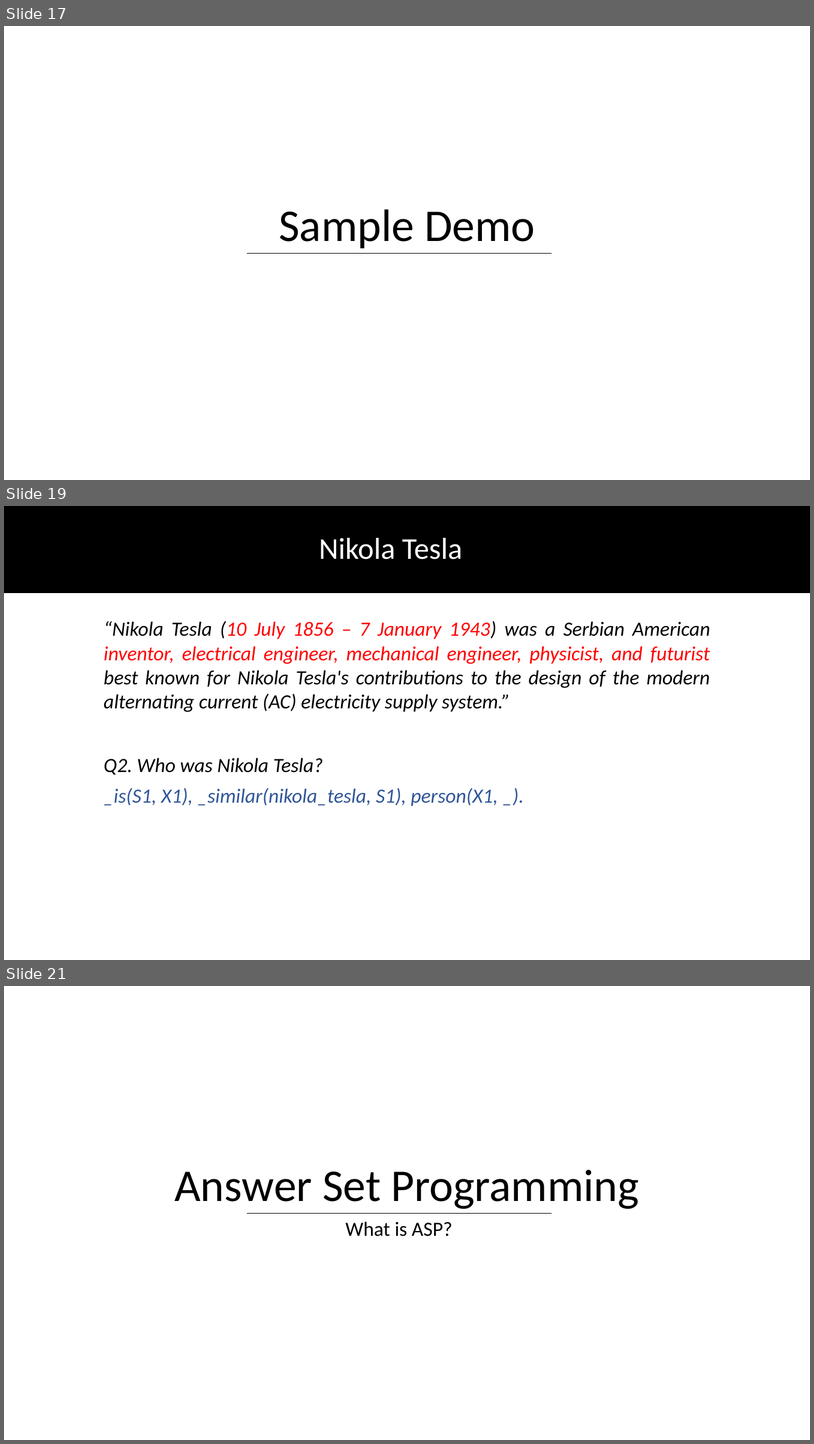
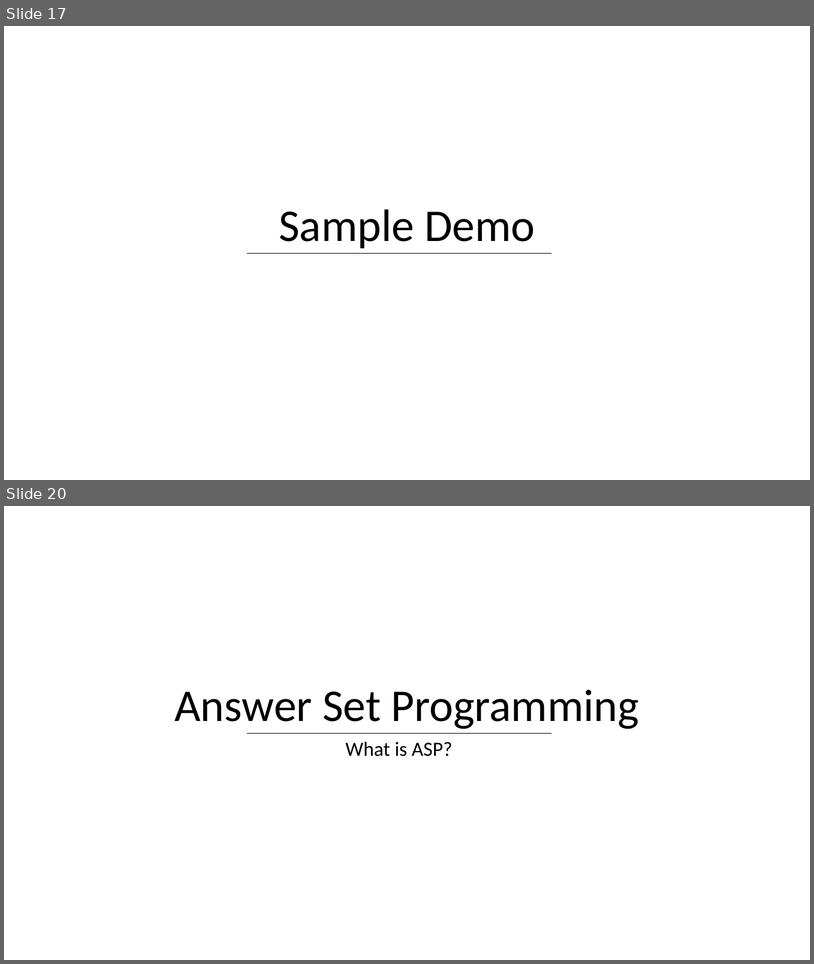
Before and after one commit to DhruvaPendharkar/thesis-project, a slide deck: Notes/ThesisPresentation.pptx. Shown one above the other, each under a label of ours: slides 17, 19 and 21 before the commit, slides 17 and 20 after it; the slides between them are not shown. The pictures are 814x1444 and 814x964 pixels, drawn with LibreOffice and Linux fonts; fonts in the diff are those of the drawing. Boxes give left, top, right and bottom in pixels: in the first picture for what was removed or moved away, otherwise in the second. Text is boxed around its words. In the diff, an @@ line names an element or a change of style, - is before the commit and + after.

```diff
--- a/Notes/ThesisPresentation.pptx
+++ b/Notes/ThesisPresentation.pptx
@@ slide 19 removed at (x1=4, y1=506, x2=810, y2=960), background #FFFFFF @@
@@ rectangle removed at (x1=4, y1=506, x2=810, y2=592) @@
@@ text removed at (x1=319, y1=538, x2=462, y2=559) @@
-Nikola Tesla
@@ text removed at (x1=104, y1=621, x2=711, y2=712) @@
-“Nikola Tesla (10 July 1856 – 7 January 1943) was a Serbian American inventor, electrical engineer, mechanical engineer, physicist, and futurist best known for Nikola Tesla's contributions to the design of the modern alternating current (AC) electricity supply system.”
@@ text removed at (x1=104, y1=757, x2=323, y2=775) @@
-Q2. Who was Nikola Tesla?
@@ text removed at (x1=104, y1=787, x2=498, y2=806) @@
-_is(S1, X1), _similar(nikola_tesla, S1), person(X1, _).
@@ what was slide 21 is now slide 20 @@
```
Also in this commit, not shown: 3 slides changed, 2 other slides removed.
